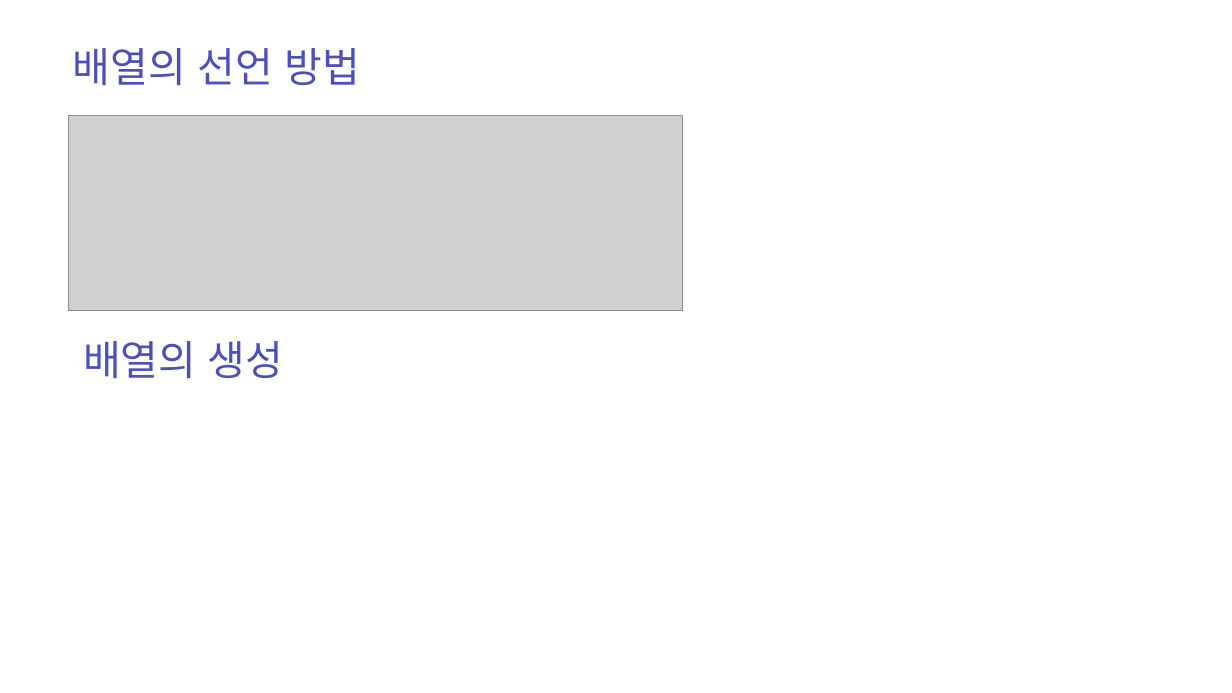
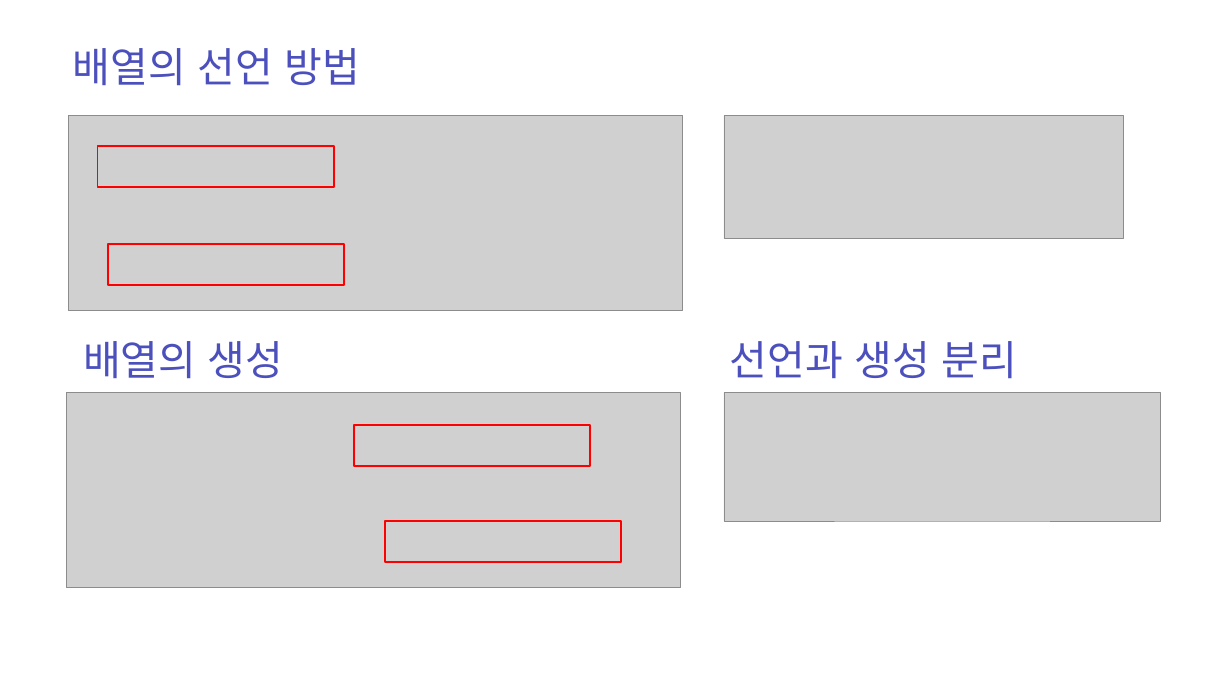
Before and after one commit to zest132/JavaLecture, a slide deck: slide 6 of JavaLecture/LectureFile/java 5강.pptx. Drawn at 1232x693 pixels with LibreOffice and Linux fonts; fonts in the diff are those of the drawing; grey boxes stand for pictures. Boxes give left, top, right and bottom in pixels: in the first picture for what was removed or moved away, otherwise in the second. Text is boxed around its words. In the diff, an @@ line names an element or a change of style, - is before the commit and + after.

```diff
--- a/JavaLecture/LectureFile/java 5강.pptx
+++ b/JavaLecture/LectureFile/java 5강.pptx
@@ picture added at (x1=724, y1=116, x2=1123, y2=239) @@
@@ rectangle added at (x1=97, y1=147, x2=333, y2=188), outline #FF0000 2 pt @@
@@ rectangle added at (x1=108, y1=244, x2=344, y2=285), outline #FF0000 2 pt @@
@@ text added at (x1=730, y1=341, x2=1018, y2=379), 48 pt, text #4C50BC @@
+선언과 생성 분리
@@ picture added at (x1=67, y1=393, x2=681, y2=588) @@
@@ picture added at (x1=724, y1=393, x2=1161, y2=521) @@
@@ rectangle added at (x1=354, y1=425, x2=590, y2=466), outline #FF0000 2 pt @@
@@ rectangle added at (x1=385, y1=521, x2=621, y2=562), outline #FF0000 2 pt @@
```
Also in this commit, not shown: 11 slides added, 1 other file.
